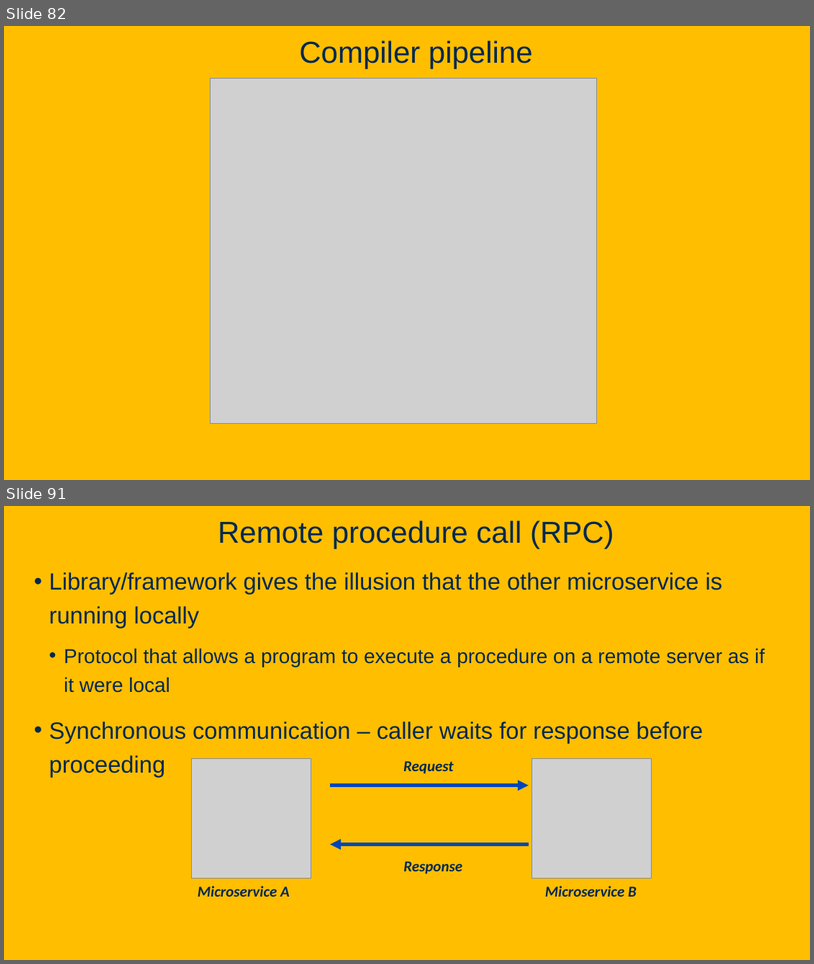
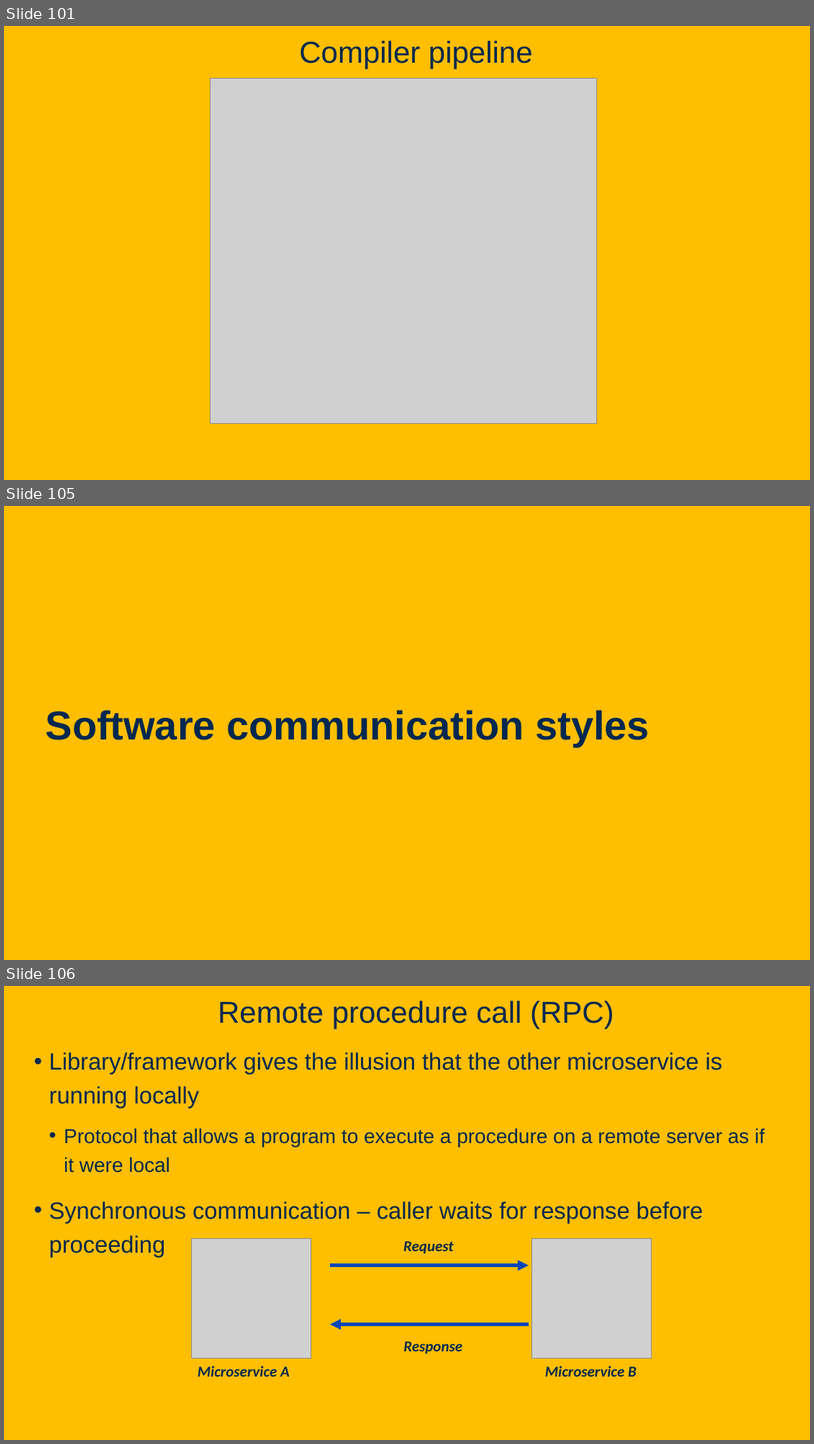
Before and after one commit to davsec-teaching/ecs160-f25, a slide deck: slides/6_software_architecture.pptx. Shown one above the other, each under a label of ours: slides 82 and 91 before the commit, slides 101, 105 and 106 after it; the slides between them are not shown. The pictures are 814x964 and 814x1444 pixels, drawn with LibreOffice and Linux fonts; fonts in the diff are those of the drawing; grey boxes stand for pictures; background and template pictures are left out. Boxes give left, top, right and bottom in pixels: in the first picture for what was removed or moved away, otherwise in the second. Text is boxed around its words. In the diff, an @@ line names an element or a change of style, - is before the commit and + after.

Commit message:
update software architecture slides

```diff
--- a/slides/6_software_architecture.pptx
+++ b/slides/6_software_architecture.pptx
@@ slide 105 added at [4, 506, 810, 960], background picture (left out) @@
@@ text added at [46, 710, 650, 746], 48 pt, text #022850, bold @@
+Software communication styles
@@ what was slide 82 is now slide 101 @@
@@ what was slide 91 is now slide 106 @@
```
Also in this commit, not shown: 9 slides changed, 15 other slides added.
